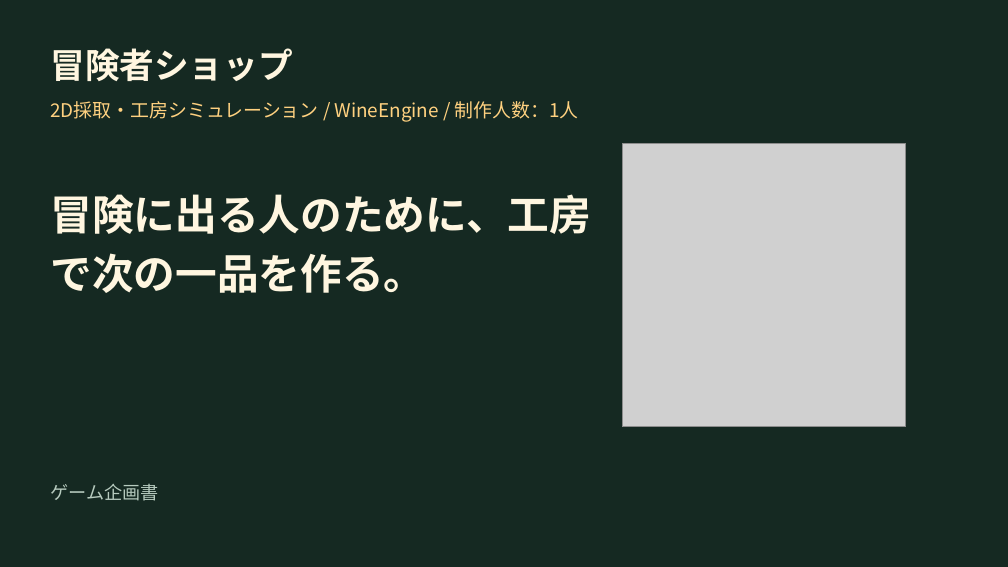
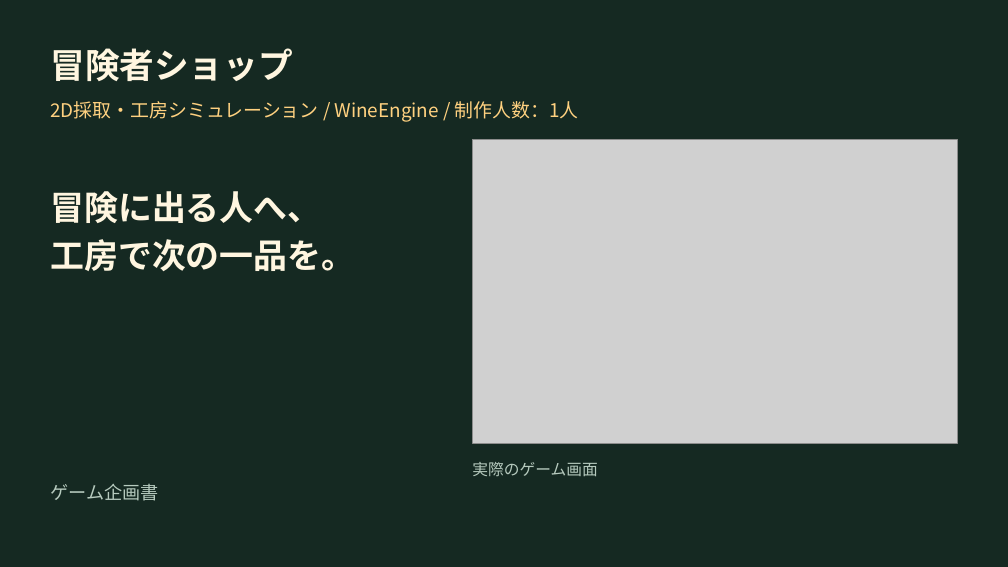
Before and after one commit to kuon-haruto/portfolio, a slide deck: slide 1 of documents/proposals/adventurers-shop_proposal.pptx. Drawn at 1008x567 pixels with LibreOffice and Linux fonts; fonts in the diff are those of the drawing; grey boxes stand for pictures. Boxes give left, top, right and bottom in pixels: in the first picture for what was removed or moved away, otherwise in the second. Text is boxed around its words. In the diff, an @@ line names an element or a change of style, - is before the commit and + after.

Commit message:
WineEngine作品の実プレイ画像と企画資料を追加
## 変更内容
- DOOR TAG、冒険者ショップ、一発調色の実画面を作品欄と企画書・仕様書に掲載
- 一発調色の企画書（PowerPoint・PDF）と仕様書（PDF）を追加し、制作人数1人を明記

```diff
--- a/documents/proposals/adventurers-shop_proposal.pptx
+++ b/documents/proposals/adventurers-shop_proposal.pptx
@@ picture: place and size @@
-picture at (622,144,906,427)
+picture at (473,140,958,443)
@@ text at (50,191,355,271): text changed; size 39.8 to 32.2 pt @@
-冒険に出る人のために、工房で次の一品を作る。
+冒険に出る人へ、
+工房で次の一品を。
@@ text added at (472,462,597,477), 15 pt, text #B6CABE @@
+実際のゲーム画面
```
Also in this commit, not shown: 1 other slide changed, 23 other files.
